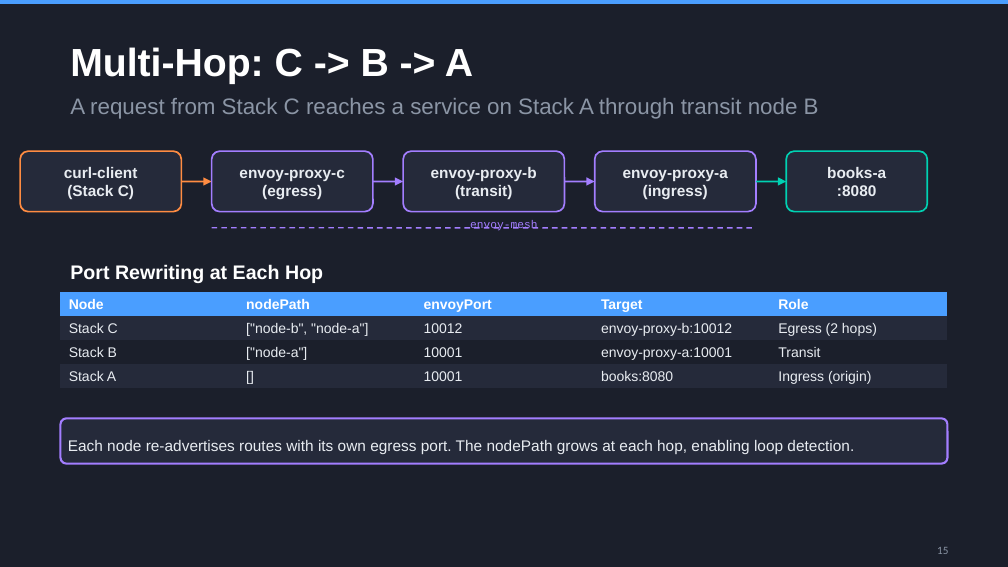
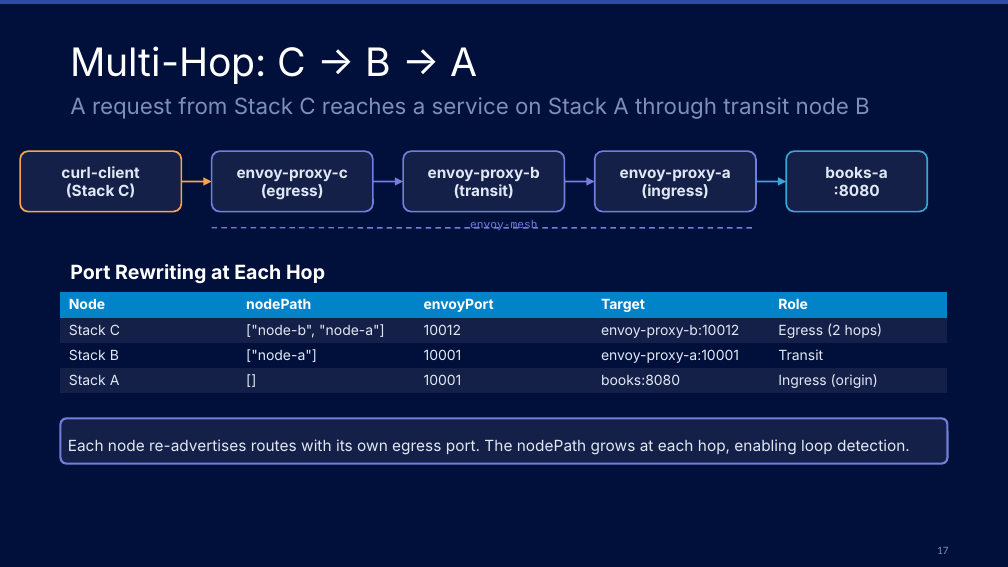
Before and after one commit to orbisoperations/catalyst-router, a slide deck: slide 17 of docker-compose/catalyst-router-deck.pptx (slide 15 before the commit). Drawn at 1008x567 pixels with LibreOffice and Linux fonts; fonts in the diff are those of the drawing. Boxes give left, top, right and bottom in pixels: in the first picture for what was removed or moved away, otherwise in the second. Text is boxed around its words. In the diff, an @@ line names an element or a change of style, - is before the commit and + after.

```diff
--- a/docker-compose/catalyst-router-deck.pptx
+++ b/docker-compose/catalyst-router-deck.pptx
@@ background #1B1F2B to #01103B @@
@@ rectangle at (0,0,1008,4): fill #4A9EFF to #2D4BA9 @@
@@ text "Multi-Hop: C -> B -> ..." at (70,46,478,84): font Arial to Inter, bold off @@
@@ text "A request from Stack C ..." at (70,97,870,119): font Arial to Inter, text colour #8B95A5 to #7B8FB8 @@
@@ rounded rectangle "curl-client" at (20,151,181,212): font Arial to Inter, text colour #E8ECF1 to #E0E8F5; fill #252A3A to #152048; outline #FF8C42 1.2 pt to #F8A451 1.2 pt @@
@@ font Arial to Inter, text colour #E8ECF1 to #E0E8F5; fill #252A3A to #152048; outline #A37EFF 1.2 pt to #707FDC 1.2 pt in 3 elements at (212,151,373,212), (403,151,564,212), (595,151,756,212) @@
@@ rounded rectangle "books-a" at (786,151,927,212): font Arial to Inter, text colour #E8ECF1 to #E0E8F5; fill #252A3A to #152048; outline #00D1B2 1.2 pt to #39A5D8 1.2 pt @@
@@ arrow (181, 181) - (212, 181): stroke #FF8C42 1.2 pt to #F8A451 1.2 pt @@
@@ arrow (373, 181) - (403, 181): stroke #A37EFF 1.2 pt to #707FDC 1.2 pt @@
@@ arrow (564, 181) - (595, 181): stroke #A37EFF 1.2 pt to #707FDC 1.2 pt @@
@@ arrow (756, 181) - (786, 181): stroke #00D1B2 1.2 pt to #39A5D8 1.2 pt @@
@@ line (212, 228) - (756, 228): stroke #A37EFF 1 pt dashed to #707FDC 1 pt dashed @@
@@ text "envoy-mesh" at (470,220,537,231): text colour #A37EFF to #707FDC @@
@@ text "Port Rewriting at Each Hop" at (70,264,325,284): font Arial to Inter @@
@@ table at (60,292,948,393) @@
@@ fill #4A9EFF to #0183CA in row 1 @@
@@ fill #252A3A to #152048 in 10 cells @@
@@ fill #1B1F2B to #01103B in row 3 @@
@@ font Arial to Inter @@
@@ text colour #E8ECF1 to #E0E8F5 in "Stack C", "["node-b", "node-a"]", "10012", "envoy-proxy-b:10012" and 11 more places @@
@@ rounded rectangle "Each node re-advertises routes with ..." at (60,418,948,464): font Arial to Inter, text colour #E8ECF1 to #E0E8F5; fill #252A3A to #152048; outline #A37EFF 1.5 pt to #707FDC 1.5 pt @@
@@ page number at (937,547,948,554): text changed; text colour #8B95A5 to #7B8FB8 @@
-15
+17
```
Also in this commit, not shown: 15 other slides changed, 2 slides added, 1 other file.
